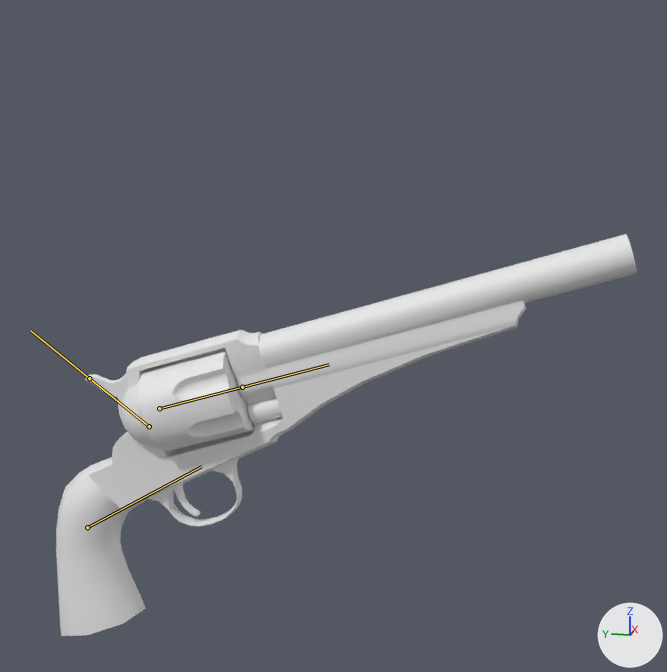
The FBX model 3D Assets/All Weapons/Player Weapons/WEP_RepeaterRevolver_001/WEP_ANI_RepeaterRevolver_001/WEP_Revolver_Repeater_Animations_Shoot_001.fbx as it was, and as the next commit left it.
Camera for both pictures: a camera (50 mm lens) standing at (-0.622, -0.322, 0.32) and looking at (0.009, -0.196, 0.163). Every picture has the same lights, and +X, +Y and +Z are marked at lower right. Both versions are drawn at frame 11 of the action 'Armature|WEP_Revolver_Repeater_Standard_Shoot_001'; the numbers are the values there. The bones that bend it are drawn over the model as lines.

The first picture shows 'Revolver'.
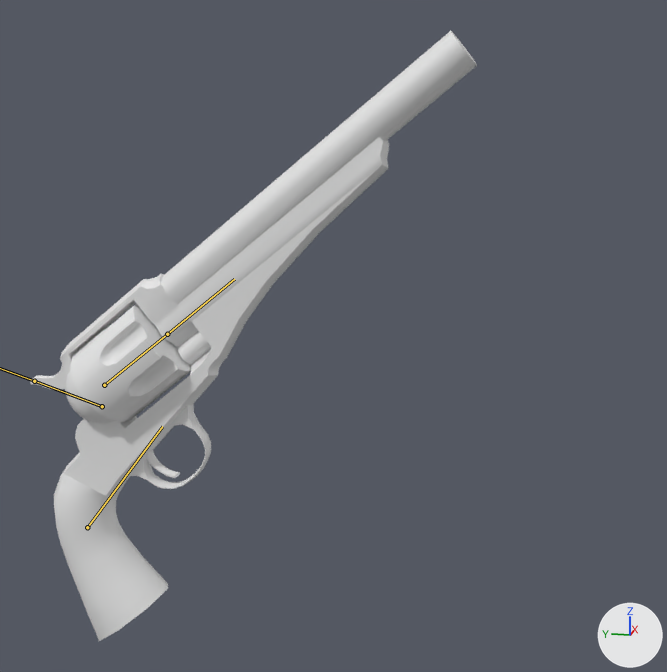
Boxes (x1, y1, x2, y2) around the edits, measured in the pictures (667 x 672 px):
'Revolver', posed (23% narrower, 52% taller): before (56, 234, 637, 636); after (30, 31, 477, 641)
bone 'Gun', root to tip: before (87, 527) to (201, 466); after (87, 527) to (162, 426)
bone 'Cilinder', root to tip: before (159, 408) to (242, 387); after (104, 385) to (167, 334)

The change, as a list of edits to the scene's bpy script:
```text
Change bone_gun:
    where bone_gun = bpy.data.objects['Armature'].pose.bones['Gun']
    bone_gun.rotation_quaternion: (0.988, -0.153, 0.0, -0.005) -> (0.942, -0.335, -0.007, 0.016)  # degrees (-18, 0, -1) -> degrees (-39, 0, 2)
Change bone_cilinder:
    where bone_cilinder = bpy.data.objects['Armature'].pose.bones['Cilinder']  # child of 'Gun'
    bone_cilinder.rotation_quaternion: (1.0, 0.0, 0.023, 0.0) -> (0.998, 0.0, 0.057, 0.0)  # degrees (0, 3, 0) -> degrees (0, 7, 0)
```
